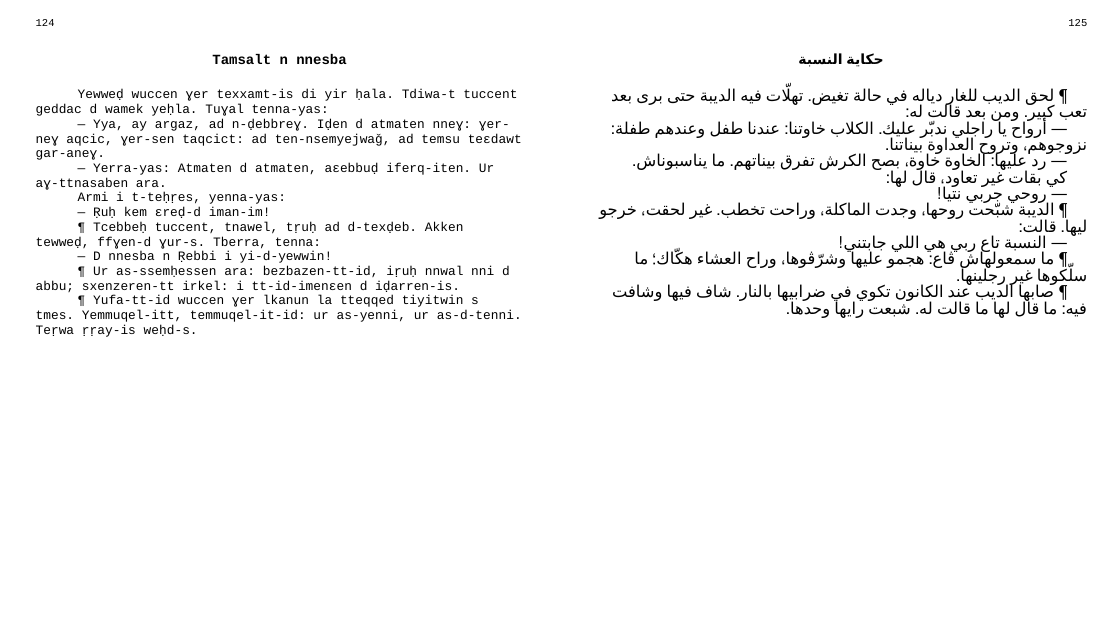
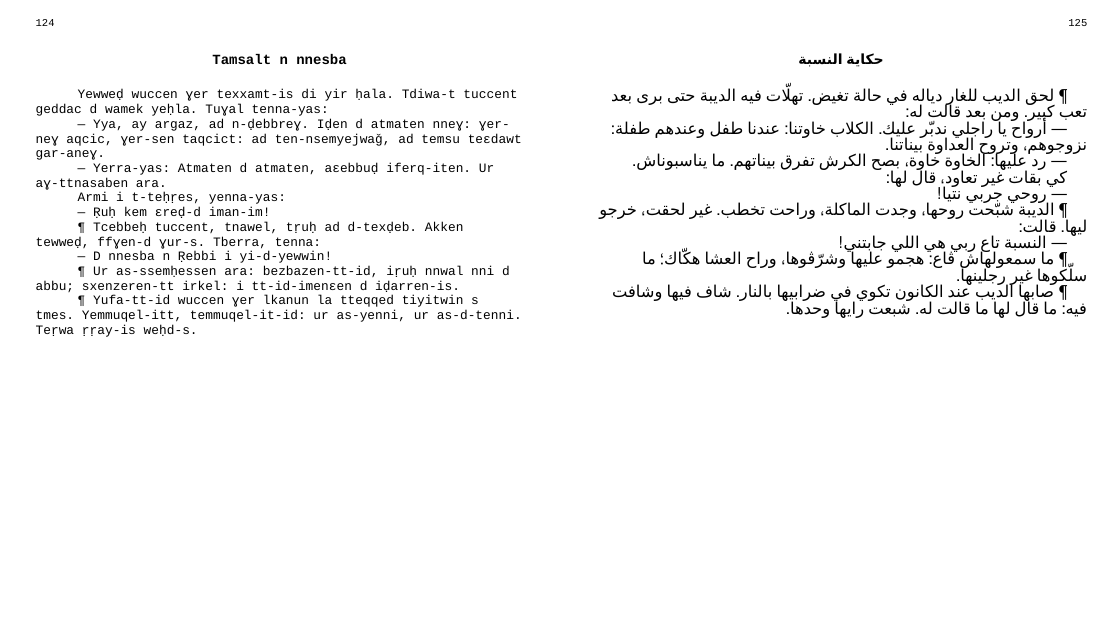
Before and after one commit to sferhah/tamacahut_n_wuccen, a slide deck: slide 59 of Uccen.ConsoleApp/Resources/pptx/uccen.arq.pptx. Drawn at 1120x630 pixels with LibreOffice and Linux fonts; fonts in the diff are those of the drawing. Boxes give left, top, right and bottom in pixels: in the first picture for what was removed or moved away, otherwise in the second. Text is boxed around its words. In the diff, an @@ line names an element or a change of style, - is before the commit and + after.

```diff
--- a/Uccen.ConsoleApp/Resources/pptx/uccen.arq.pptx
+++ b/Uccen.ConsoleApp/Resources/pptx/uccen.arq.pptx
@@ table at box(27, 13, 1096, 607) @@
-row 3, column 3: ¶ لحق الديب للغار دياله في حالة تغيض. تهلّات فيه الديبة حتى برى بعد تعب كبير. ومن بعد قالت له: / — أرواح يا راجلي ندبّر عليك. الكلاب خاوتنا: عندنا طفل وعندهم طفلة: نزوجوهم، وتروح العداوة بيناتنا. / — رد عليها: الخاوة خاوة، بصح الكرش تفرق بيناتهم. ما يناسبوناش. / كي بقات غير تعاود، قال لها: / — روحي جربي نتيا! / ¶ الديبة شبّحت روحها، وجدت الماكلة، وراحت تخطب. غير لحقت، خرجو ليها. قالت: / — النسبة تاع ربي هي اللي جابتني! / ¶ ما سمعولهاش ڨاع: هجمو عليها وشرّڨوها، وراح العشاء هكّاك؛ ما سلّكوها غير رجلينها. / ¶ صابها الديب عند الكانون تكوي في ضرابيها بالنار. شاف فيها وشافت فيه: ما قال لها ما قالت له. شبعت رايها وحدها.
+row 3, column 3: ¶ لحق الديب للغار دياله في حالة تغيض. تهلّات فيه الديبة حتى برى بعد تعب كبير. ومن بعد قالت له: / — أرواح يا راجلي ندبّر عليك. الكلاب خاوتنا: عندنا طفل وعندهم طفلة: نزوجوهم، وتروح العداوة بيناتنا. / — رد عليها: الخاوة خاوة، بصح الكرش تفرق بيناتهم. ما يناسبوناش. / كي بقات غير تعاود، قال لها: / — روحي جربي نتيا! / ¶ الديبة شبّحت روحها، وجدت الماكلة، وراحت تخطب. غير لحقت، خرجو ليها. قالت: / — النسبة تاع ربي هي اللي جابتني! / ¶ ما سمعولهاش ڨاع: هجمو عليها وشرّڨوها، وراح العشا هكّاك؛ ما سلّكوها غير رجلينها. / ¶ صابها الديب عند الكانون تكوي في ضرابيها بالنار. شاف فيها وشافت فيه: ما قال لها ما قالت له. شبعت رايها وحدها.
```
Also in this commit, not shown: 11 other slides changed, 3 other files.
